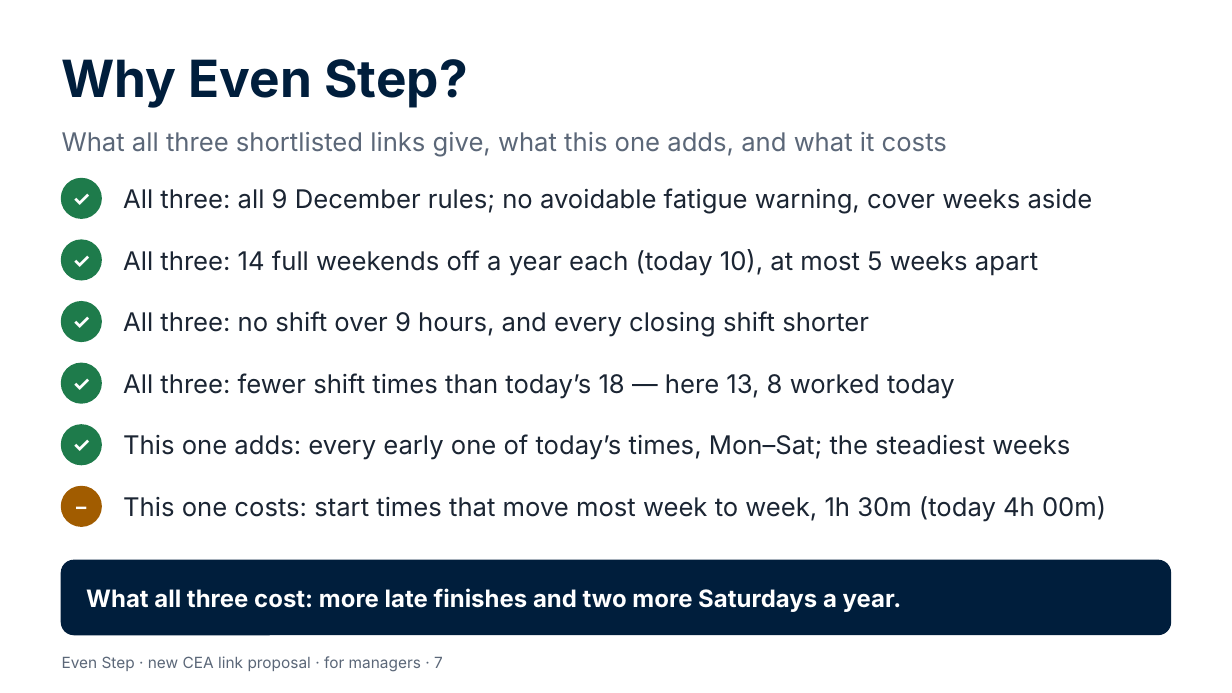
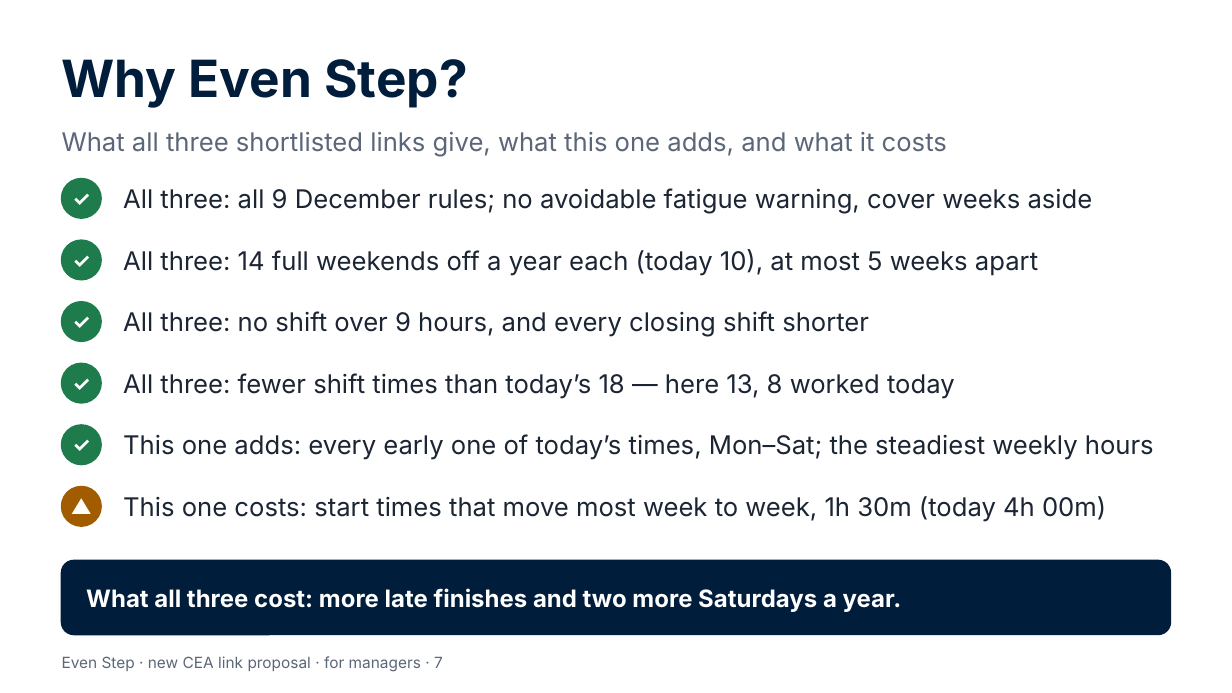
Before and after one commit to Garethdavidmiller/roster-app, a slide deck: slide 7 of docs/links-26/presentations/Even-Step-for-managers.pptx. Drawn at 1232x693 pixels with LibreOffice and Linux fonts; fonts in the diff are those of the drawing. Boxes give left, top, right and bottom in pixels: in the first picture for what was removed or moved away, otherwise in the second. Text is boxed around its words. In the diff, an @@ line names an element or a change of style, - is before the commit and + after.

```diff
--- a/docs/links-26/presentations/Even-Step-for-managers.pptx
+++ b/docs/links-26/presentations/Even-Step-for-managers.pptx
@@ text at [123,434,1154,460]: text changed @@
-This one adds: every early one of today’s times, Mon–Sat; the steadiest weeks
+This one adds: every early one of today’s times, Mon–Sat; the steadiest weekly hours
@@ text at [62,487,101,526]: text changed @@
-–
+▲
```
Also in this commit, not shown: 4 other slides changed, 6 other files.
